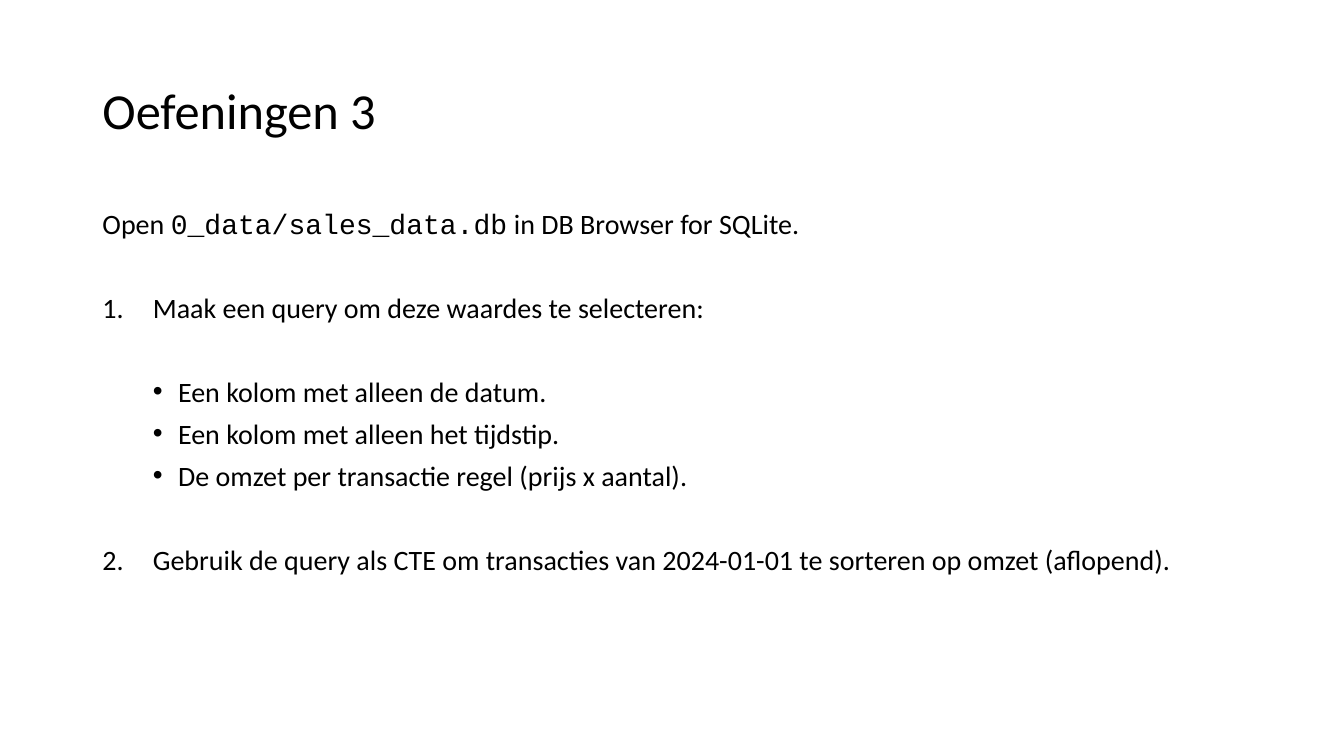
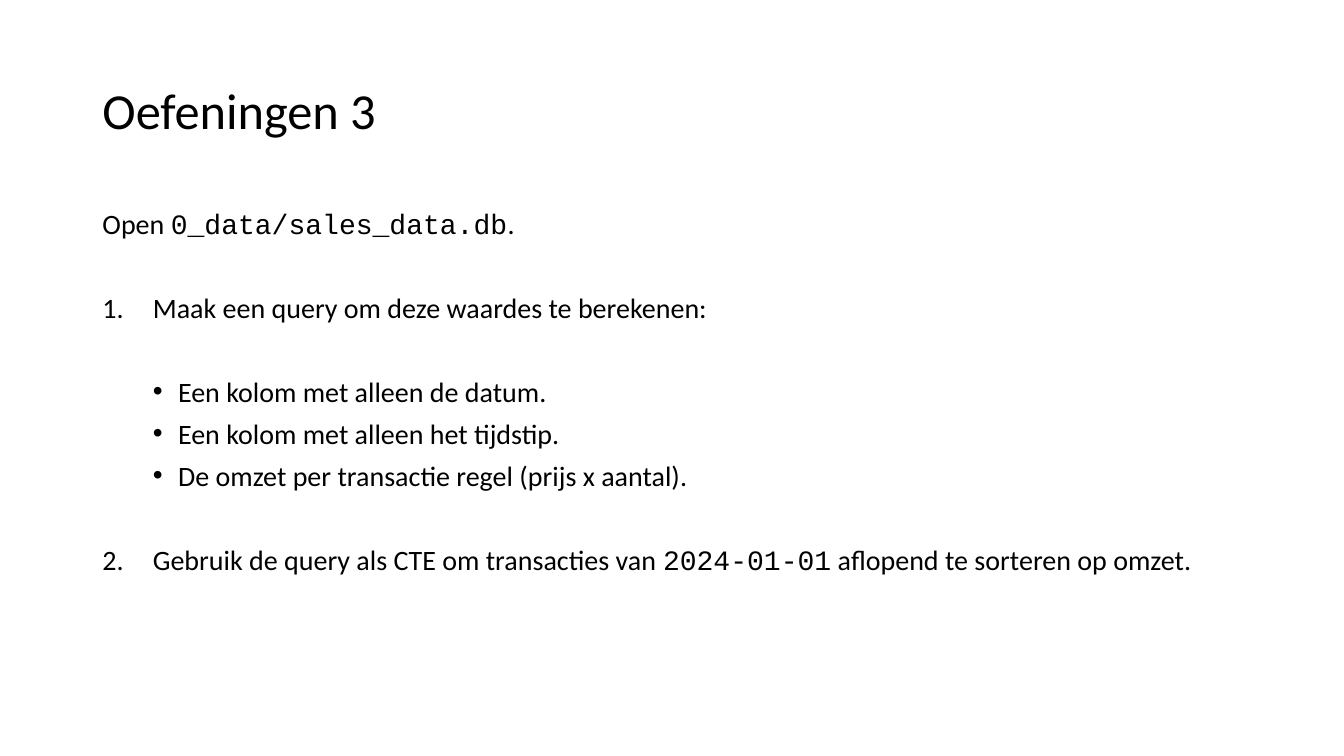
Before and after one commit to LFKoning/knowledge-sharing, a slide deck: slide 26 of sql_course_2p/1_basics/1_basics.pptx. Drawn at 1344x756 pixels with LibreOffice and Linux fonts; fonts in the diff are those of the drawing. Boxes give left, top, right and bottom in pixels: in the first picture for what was removed or moved away, otherwise in the second. Text is boxed around its words. In the diff, an @@ line names an element or a change of style, - is before the commit and + after.

```diff
--- a/sql_course_2p/1_basics/1_basics.pptx
+++ b/sql_course_2p/1_basics/1_basics.pptx
@@ text at (x1=102, y1=214, x2=707, y2=323): text changed @@
-Open 0_data/sales_data.db in DB Browser for SQLite.
-1. Maak een query om deze waardes te selecteren:
+Open 0_data/sales_data.db.
+1. Maak een query om deze waardes te berekenen:
@@ text at (x1=153, y1=550, x2=1191, y2=575): text changed @@
-2. Gebruik de query als CTE om transacties van 2024-01-01 te sorteren op omzet (aflopend).
+2. Gebruik de query als CTE om transacties van 2024-01-01 aflopend te sorteren op omzet.
```
Also in this commit, not shown: 19 other slides changed, 1 slide added, 9 other files.
